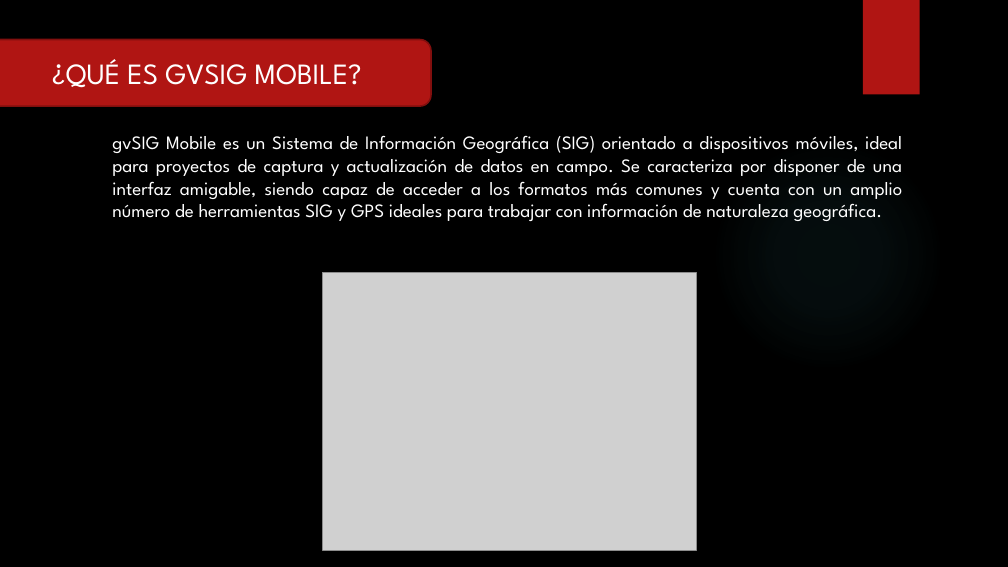
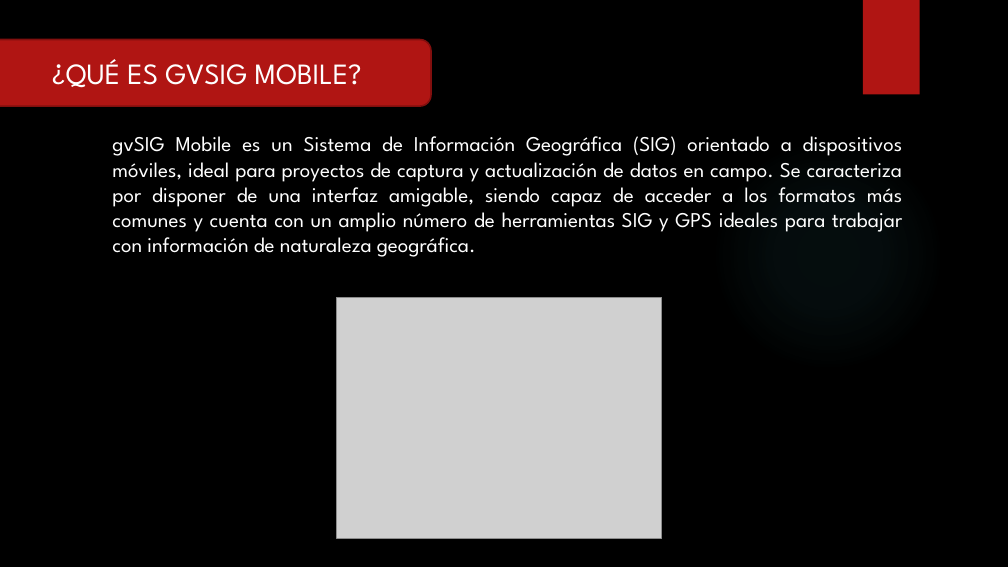
Before and after one commit to RFray/gvSIG, a slide deck: slide 19 of Expo-gvSIG.pptx. Drawn at 1008x567 pixels with LibreOffice and Linux fonts; fonts in the diff are those of the drawing; grey boxes stand for pictures; background and template pictures are left out. Boxes give left, top, right and bottom in pixels: in the first picture for what was removed or moved away, otherwise in the second. Text is boxed around its words. In the diff, an @@ line names an element or a change of style, - is before the commit and + after.

```diff
--- a/Expo-gvSIG.pptx
+++ b/Expo-gvSIG.pptx
@@ text "gvSIG Mobile es un Sistema ..." at bbox=[112, 136, 903, 257]: size 18 to 20 pt @@
@@ picture: place and size @@
-picture at bbox=[323, 272, 696, 550]
+picture at bbox=[337, 297, 661, 538]
```
Also in this commit, not shown: 11 other slides changed.
